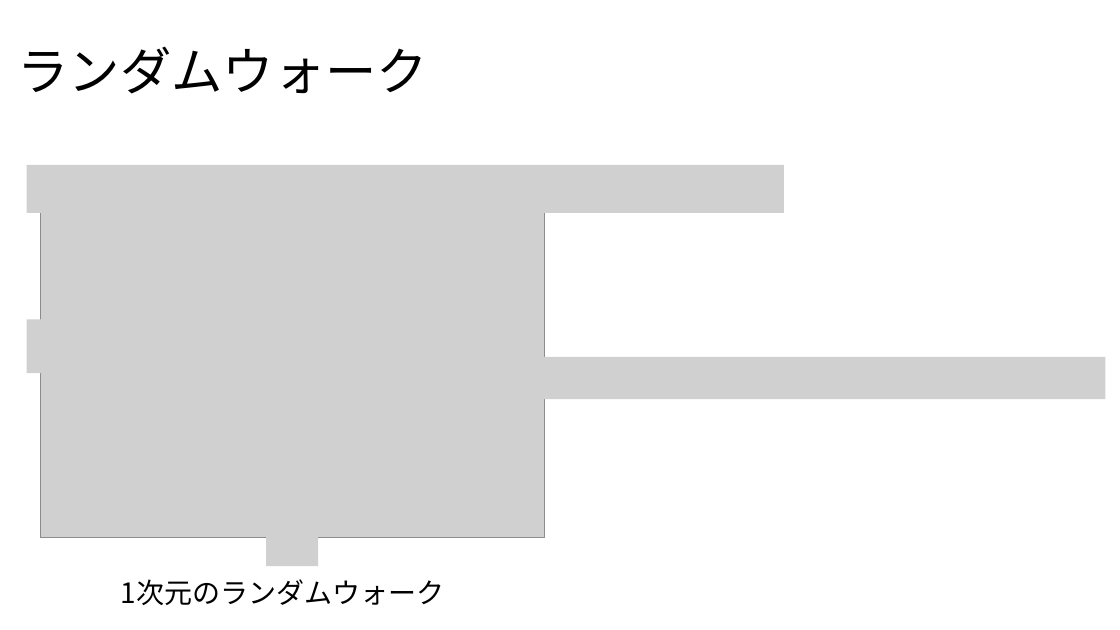
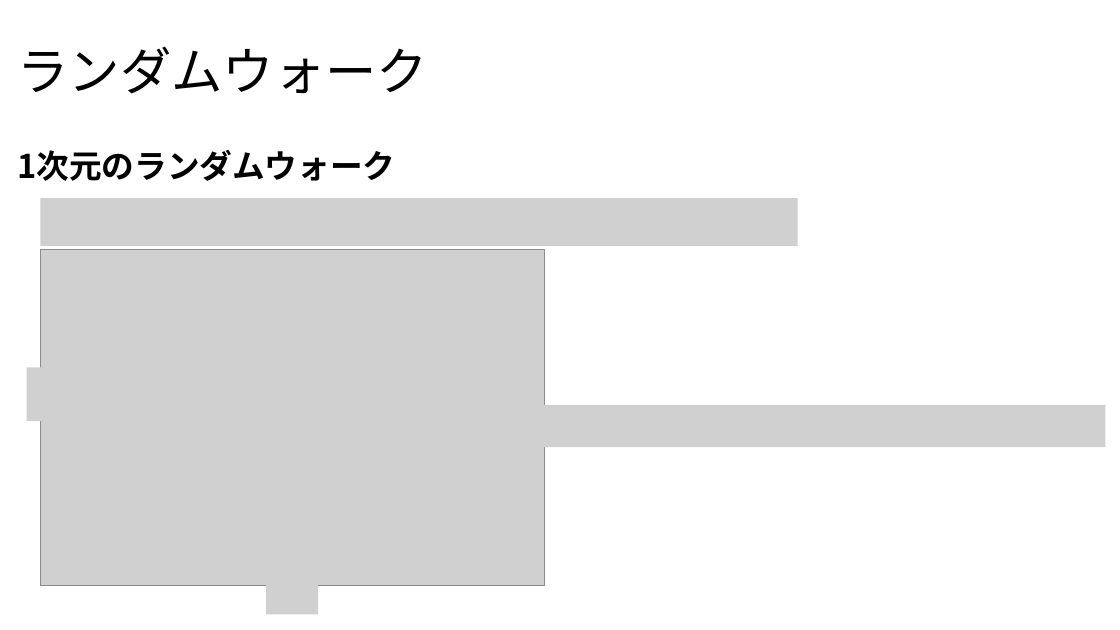
Before and after one commit to Yoshifumi14/stats, a slide deck: slide 23 of statistics2.pptx. Drawn at 1120x630 pixels with LibreOffice and Linux fonts; fonts in the diff are those of the drawing; grey boxes stand for pictures. Boxes give left, top, right and bottom in pixels: in the first picture for what was removed or moved away, otherwise in the second. Text is boxed around its words. In the diff, an @@ line names an element or a change of style, - is before the commit and + after.

```diff
--- a/statistics2.pptx
+++ b/statistics2.pptx
@@ text "1次元のランダムウォーク": place and size @@
-text "1次元のランダムウォーク" at (121,579,445,605)
+text "1次元のランダムウォーク" at (17,150,395,181)
@@ text "1次元のランダムウォーク" at (17,150,395,181): size 24 to 28 pt, bold on; alignment centre to left @@
@@ picture removed at (27,165,784,213) @@
@@ picture added at (40,198,797,246) @@
@@ picture: place and size @@
-picture at (40,202,544,538)
+picture at (40,250,544,586)
@@ picture removed at (27,319,75,373) @@
@@ picture removed at (528,357,1106,399) @@
@@ picture added at (27,367,75,421) @@
@@ picture added at (528,405,1106,447) @@
@@ picture removed at (266,513,318,566) @@
@@ picture added at (266,560,318,614) @@
```
Also in this commit, not shown: 3 other slides changed, 12 other files.
